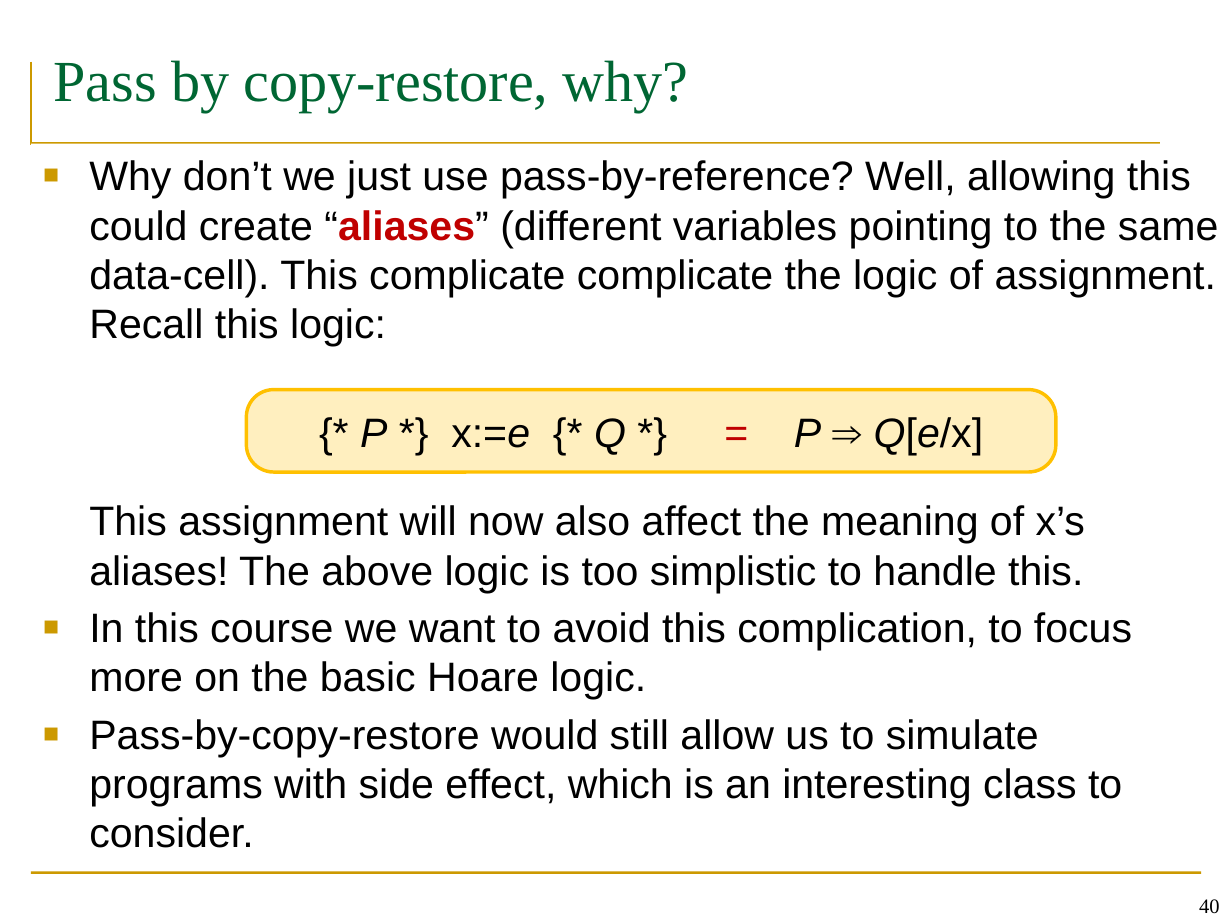
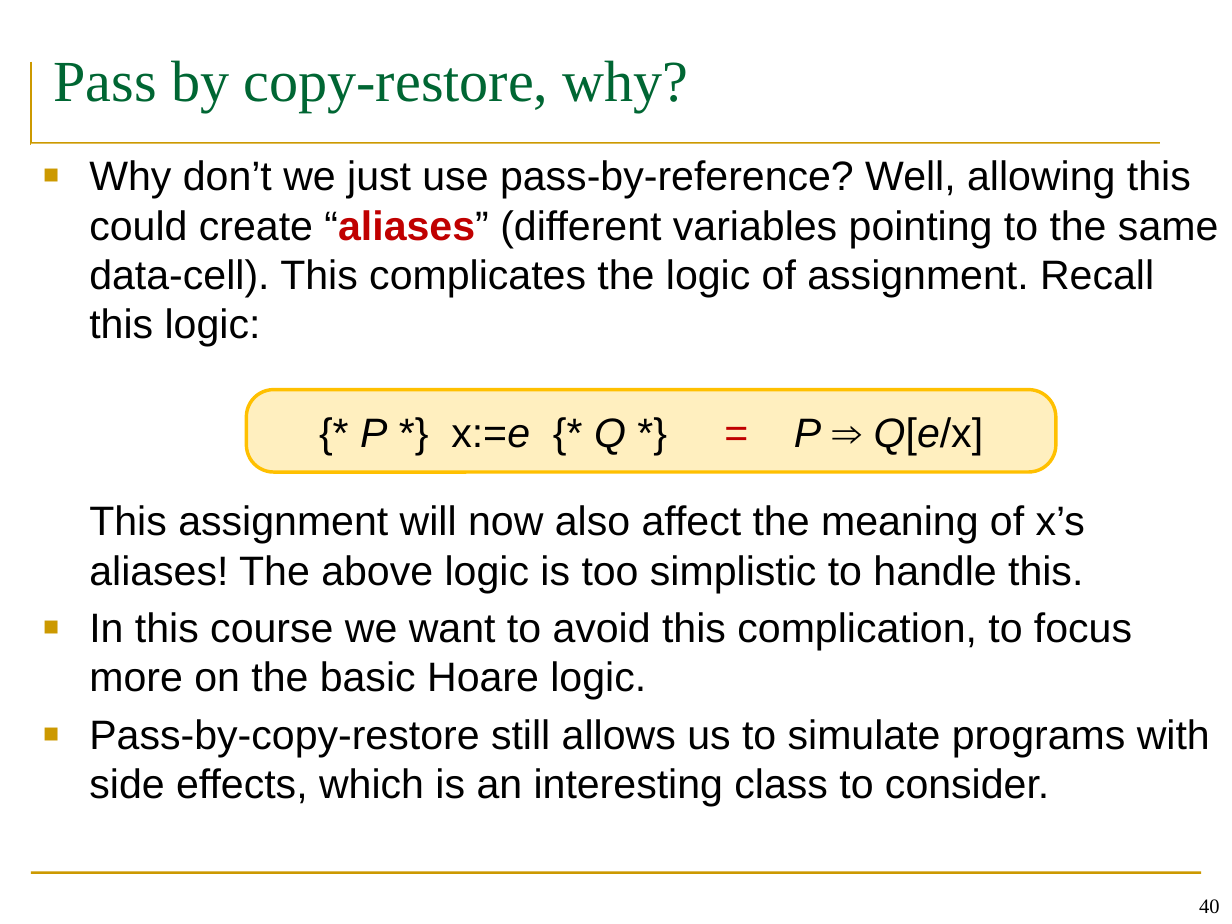
Before and after one commit to wooshrow/b3stv, a slide deck: slide 40 of slides/week-23-paige.pptx. Drawn at 1232x924 pixels with LibreOffice and Linux fonts; fonts in the diff are those of the drawing. Boxes give left, top, right and bottom in pixels: in the first picture for what was removed or moved away, otherwise in the second. Text is boxed around its words. In the diff, an @@ line names an element or a change of style, - is before the commit and + after.

```diff
--- a/slides/week-23-paige.pptx
+++ b/slides/week-23-paige.pptx
@@ text at (89,160,1218,593): text changed @@
-■ Why don’t we just use pass-by-reference? Well, allowing this could create “aliases” (different variables pointing to the same data-cell). This complicate complicate the logic of assignment. Recall this logic:
-  This assignment will now also affect the meaning of x’s aliases! The above logic is too simplistic to handle this.
+■ Why don’t we just use pass-by-reference? Well, allowing this could create “aliases” (different variables pointing to the same data-cell). This complicates the logic of assignment. Recall this logic:
+  This assignment will now also affect the meaning of x’s aliases! The above logic is too simplistic to handle this.
@@ text at (89,719,1210,807): text changed @@
-■ Pass-by-copy-restore would still allow us to simulate programs with side effect, which is an interesting class to consider.
+■ Pass-by-copy-restore still allows us to simulate programs with side effects, which is an interesting class to consider.
```
Also in this commit, not shown: 8 other slides changed, 1 slide added, 1 slide removed, 3 other files.
